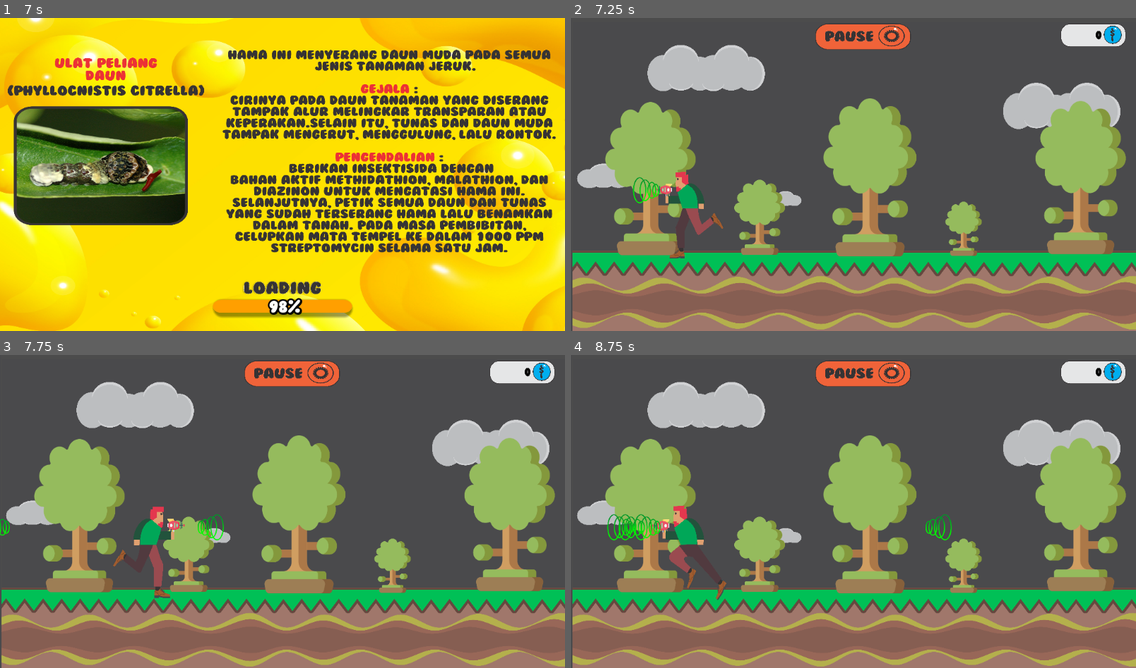
Above: before the commit, frames 1-4 (two rows, left to right).
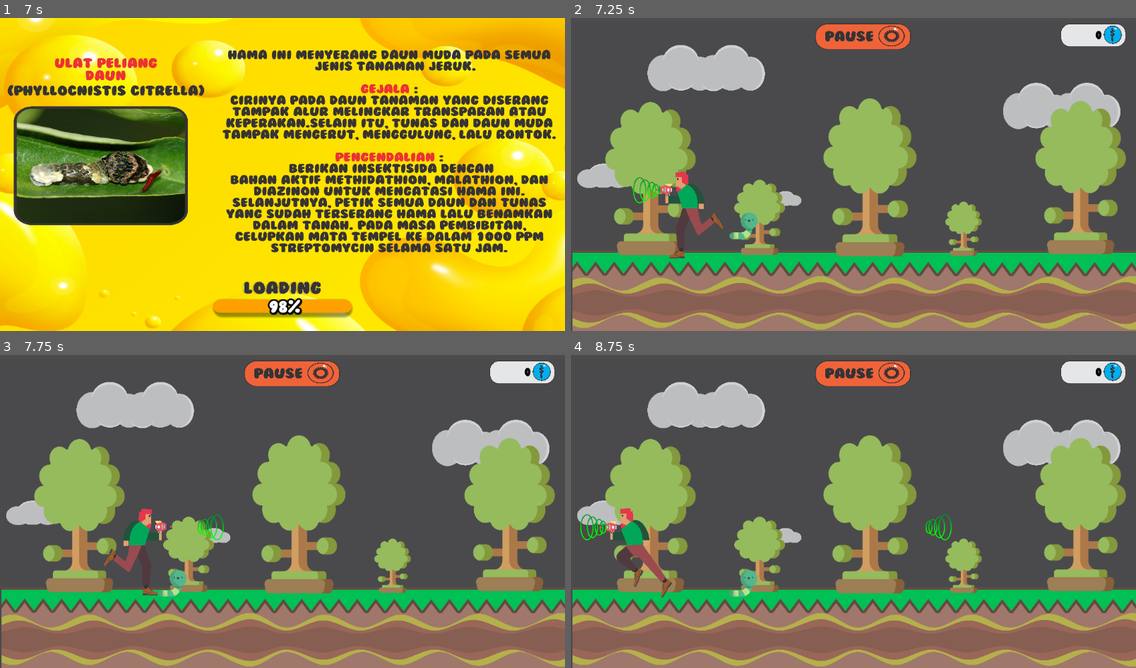
Above: after the commit, the same moments.

Repository: AryaRamadhan24/PPL
Game: Godot game, scene res://scene/Main Menu.tscn
Two runs of this game, one before a commit and one after it. Both use one fixed random seed, a clock stepped at 60 frames per second and the inputs below. The engine's default icon, where the game draws it, is replaced by a stand-in: a white triangle on a blue panel in a dark square.
Inputs (mouse positions are in pixels of both pictures, inside the frame that each line leads up to):
- Up to frame 1 (7 s): click (288, 190) at 0.5 s; click (282, 227) at 1.25 s; click (113, 233) at 2 s; hold Right (ui_right) 2.78-4.28 s; tap Space (ui_select) at 2.85, 3.02, 3.32, 3.6, 3.77, 4.07, 4.35, 5, 5.1, 5.27, 5.57, 5.85, 6.02, 6.32, 6.6, 6.77 s; tap Enter at 3.5, 6.5 s; hold Left (ui_left) 4.28-5.03 s; hold Right (ui_right) 5.03-6.53 s; hold Left (ui_left) from 6.53 s (still down)
- Up to frame 2 (7.25 s): keep holding Left (ui_left); tap Space (ui_select) at 7.07 s
- Up to frame 3 (7.75 s): release Left (ui_left) at 7.28 s; hold Right (ui_right) from 7.28 s (still down); tap Space (ui_select) at 7.35 s
- Up to frame 4 (8.75 s): release Right (ui_right) at 8.03 s; hold Left (ui_left) from 8.03 s (still down); tap Space (ui_select) at 8.1, 8.27, 8.57 s

Frame 1 is identical in both runs. In frame 2, 0.2% of the frame differs, in the area x 16-34%, y 52-77%; in frame 3, 1.6%; in frame 4, 2.4%, in the area x 1-33%, y 48-79%.

Commit message:
Add: mob spawing

Diff:
--- /dev/null
+++ b/element/mob/caterpilar.gd
@@ -0,0 +1,16 @@
+extends KinematicBody2D
+
+const UP = Vector2(0, -1)
+const GRAVITY = 20
+const ACCELERATION = 50
+const MAX_SPEED = 200
+const JUMP_HEIGHT = -550
+
+var motion = Vector2()
+
+func _physics_process(delta):
+	motion.y += GRAVITY
+	motion = move_and_slide(motion, UP)
+
+func _ready():
+	pass # Replace with function body.
--- /dev/null
+++ b/element/mob/caterpilar.tscn
@@ -0,0 +1,20 @@
+[gd_scene load_steps=4 format=2]
+
+[ext_resource path="res://element/caterpillar (1).png" type="Texture" id=1]
+[ext_resource path="res://element/mob/caterpilar.gd" type="Script" id=2]
+
+[sub_resource type="CapsuleShape2D" id=1]
+radius = 29.8409
+height = 0.0
+
+[node name="MOB" type="KinematicBody2D"]
+script = ExtResource( 2 )
+
+[node name="caterpilar" type="Sprite" parent="."]
+position = Vector2( -1.30833, -0.0586948 )
+scale = Vector2( 0.104975, 0.104975 )
+texture = ExtResource( 1 )
+
+[node name="collision" type="CollisionShape2D" parent="."]
+position = Vector2( -0.840881, -0.420456 )
+shape = SubResource( 1 )
--- a/element/projectile/wave.gd
+++ b/element/projectile/wave.gd
@@ -9,3 +9,11 @@
 func _process(delta):
 	global_position.x += dir*speed*delta
 	#print(global_position.x)
+
+
+func _on_Area2D_body_entered(body):
+	pass # Replace with function body.
+
+
+func _on_wave_colided(body):
+	$".".queue_free()
--- a/element/projectile/wave.tscn
+++ b/element/projectile/wave.tscn
@@ -19,3 +19,4 @@
 [node name="CollisionShape2D" type="CollisionShape2D" parent="Area2D"]
 position = Vector2( 49.0405, -120.646 )
 shape = SubResource( 1 )
+[connection signal="body_entered" from="Area2D" to="." method="_on_wave_colided"]
--- a/scene/Level/Level 1.gd
+++ b/scene/Level/Level 1.gd
@@ -1,9 +1,18 @@
 extends Node2D
 
 const wave = preload("res://element/projectile/wave.tscn")
+const caterpilar = preload("res://element/mob/caterpilar.tscn")
+
 var poin = 0 setget set_poin, get_poin
+var spawned_mob = 0 setget set_spawned_mob, get_spawned_mob
+var level
 
 func _ready():
+	level = int($".".name)
+	print(level)
+	var mob = caterpilar.instance()
+	add_child(mob)
+	mob.global_position = $player.position
 	pass
 
 func _process(delta):
@@ -29,17 +38,41 @@
 	obj.global_position = spawnpoint
 
 	var wavecolide = obj.get_children()[0]
-	wavecolide.connect("body_entered", self, "colide")
+	wavecolide.connect("body_entered", self, "wave_colide")
 
-func colide(body):
-	#print(body.name)
-	if(body.name == "MOB"):
+func wave_colide(body):
+	if(body.name == "MOB" or body.name.left(4)=="@MOB"):
+		print("hit mob")
 		set_poin(get_poin() +10);
+		body.queue_free()
 	else:
 		pass
-
 
 func set_poin(args):
 	poin = args
 func get_poin():
 	return poin
+func set_spawned_mob(args):
+	spawned_mob = args
+func get_spawned_mob():
+	return spawned_mob
+
+func _on_spawn_time():
+	var mob_limit = Global.get_mob_limit(level)
+	if get_spawned_mob() <= mob_limit:
+		spawn_mob(rand_range(225,775), 380)
+
+func spawn_mob(x,y):
+	print("Spawn Time")
+	match level:
+		1:      #caterpilar
+			var mob = caterpilar.instance()
+			add_child(mob)
+			mob.global_position = $player.position
+			pass
+		2:      #flies
+
+			pass
+
+		3:      #mushroom
+			pass
--- a/scene/Level/Level 1.tscn
+++ b/scene/Level/Level 1.tscn
@@ -63,7 +63,7 @@
 radius = 36.9136
 height = 100.981
 
-[node name="Level 1" type="Node2D"]
+[node name="1" type="Node2D"]
 script = ExtResource( 17 )
 
 [node name="background" type="Sprite" parent="."]
@@ -206,3 +206,8 @@
 [node name="CollisionShape2D" type="CollisionShape2D" parent="player"]
 position = Vector2( -0.955872, 2.57135 )
 shape = SubResource( 5 )
+
+[node name="Timer" type="Timer" parent="."]
+wait_time = 5.0
+autostart = true
+[connection signal="timeout" from="Timer" to="." method="_on_spawn_time"]
--- a/script/lib/package_darkun7/db.gd
+++ b/script/lib/package_darkun7/db.gd
@@ -57,7 +57,7 @@
 func get_mob_limit(lvl):
 	lvl = lvl-1
 	var result = get_score_data()[lvl][2]
-	print(result," will spawning soon...")
+	#print(result," will spawning soon...")
 	return result
 
 func set_score(args):
